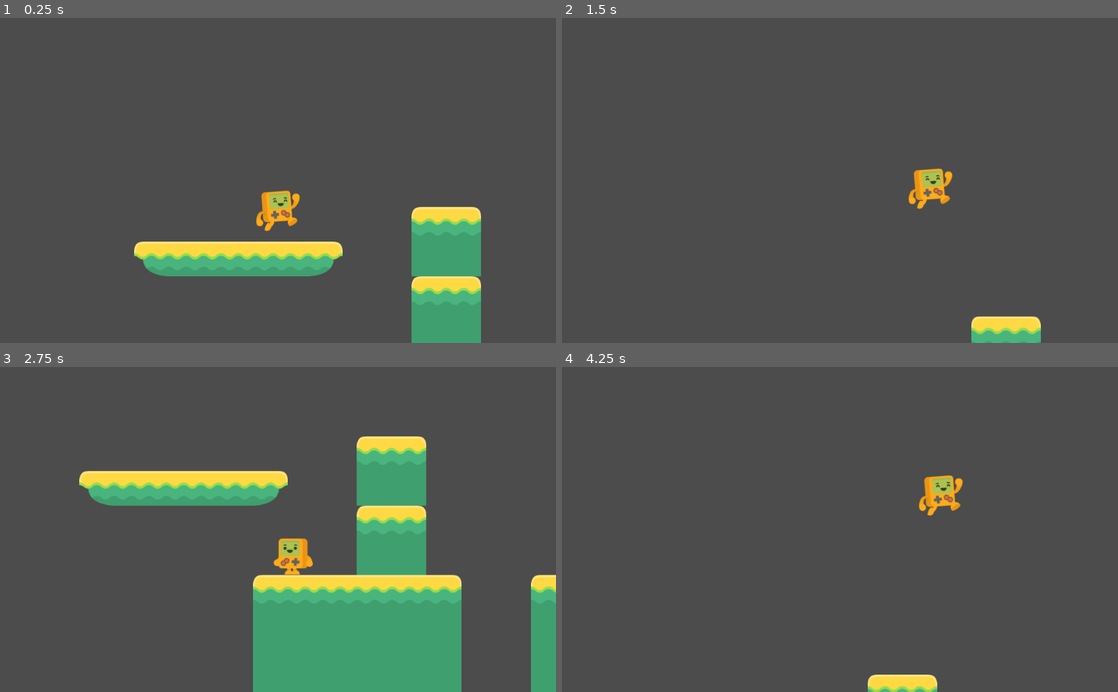
Above: before the commit, frames 1-4 (two rows, left to right).
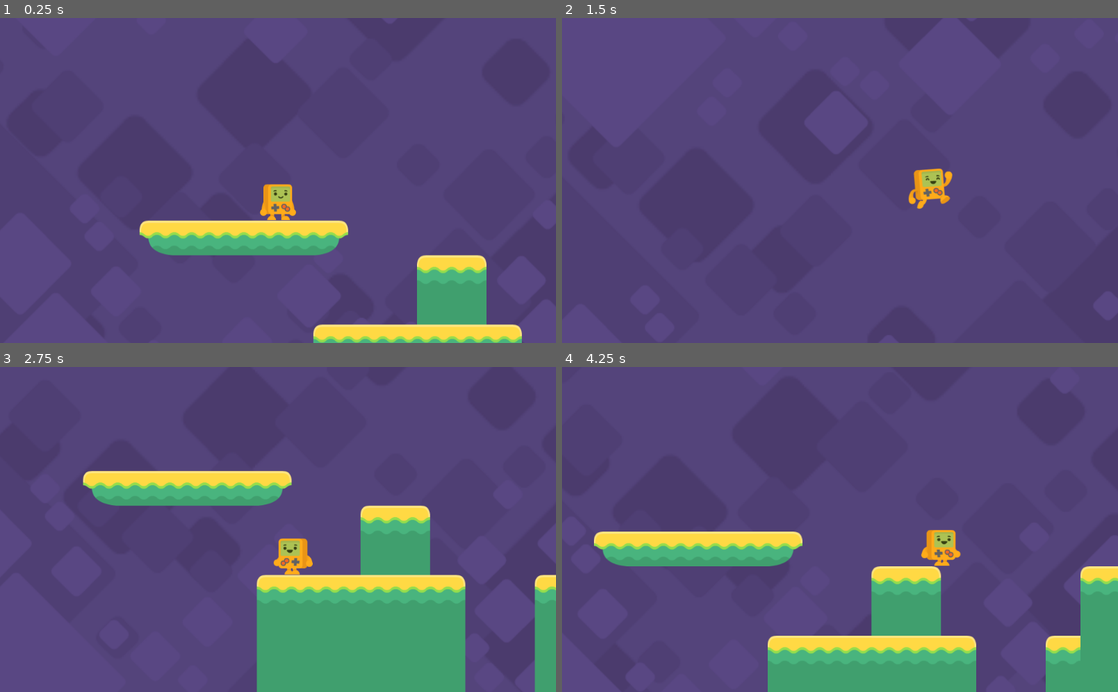
Above: after the commit, the same moments.

Repository: racampita/Platformer-Game-Tutorial
Game: Godot game, scene res://Level1.tscn
Two runs of this game, one before a commit and one after it. Both use one fixed random seed, a clock stepped at 60 frames per second and the inputs below. The project has no main scene, so this scene is started directly.
Inputs:
- Up to frame 1 (0.25 s): no input
- Up to frame 2 (1.5 s): hold D (right) from 0.53 s (still down); tap Space (jump) at 0.77 s
- Up to frame 3 (2.75 s): tap Space (jump) at 1.52 s; release D (right) at 2.03 s; hold A (left) from 2.03 s (still down)
- Up to frame 4 (4.25 s): release A (left) at 2.78 s; hold D (right) from 2.78 s (still down); tap Space (jump) at 3.02, 3.77 s

The runs differ from the first frame. In frame 1, 98% of the frame differs, in the area x 0-100%, y 0-100%; in frame 2, 99%; in frame 3, 80%; in frame 4, 100%.

Commit message:
Platformer Tutorial Pt7
+ Background Parallax Effect

Diff:
--- a/Level1.tscn
+++ b/Level1.tscn
@@ -1,8 +1,10 @@
-[gd_scene load_steps=5 format=2]
+[gd_scene load_steps=7 format=2]
 
 [ext_resource path="res://world_tileset.tres" type="TileSet" id=1]
 [ext_resource path="res://Steve.tscn" type="PackedScene" id=2]
 [ext_resource path="res://pass_through_tileset.tres" type="TileSet" id=3]
+[ext_resource path="res://Assets/background/set2_background.png" type="Texture" id=4]
+[ext_resource path="res://Assets/background/set2_tiles.png" type="Texture" id=5]
 
 [sub_resource type="RectangleShape2D" id=1]
 extents = Vector2( 64, 32 )
@@ -12,17 +14,12 @@
 [node name="Tiles One-Way" type="TileMap" parent="."]
 tile_set = ExtResource( 3 )
 format = 1
-tile_data = PoolIntArray( 131077, 2, 0, 131078, 0, 0, 196613, 1, 0, 196614, 1, 0, 262149, 2, 0, 262150, 0, 0, 327685, 1, 0, 327686, 1, 0, 393221, 1, 0, 393222, 1, 0, 458757, 1, 0, 524293, 1, 0, 589829, 1, 0, 589830, 1, 0, 589831, 1, 0 )
+tile_data = PoolIntArray( 262149, 2, 0, 262150, 0, 0, 327685, 1, 0, 327686, 1, 0, 393221, 1, 0, 393222, 1, 0, 458757, 1, 0, 524293, 1, 0, 589829, 1, 0, 589830, 1, 0, 589831, 1, 0 )
 
 [node name="StaticBody2D" type="StaticBody2D" parent="Tiles One-Way"]
 
 [node name="CollisionShape2D" type="CollisionShape2D" parent="Tiles One-Way/StaticBody2D"]
 position = Vector2( 384, 288 )
-shape = SubResource( 1 )
-one_way_collision = true
-
-[node name="CollisionShape2D2" type="CollisionShape2D" parent="Tiles One-Way/StaticBody2D"]
-position = Vector2( 384, 160 )
 shape = SubResource( 1 )
 one_way_collision = true
 
@@ -33,7 +30,7 @@
 tile_data = PoolIntArray( -720842, 1, 0, -655306, 1, 0, -589770, 1, 0, -458761, 1, 0, -524234, 1, 0, -393225, 1, 0, -45 …(3149 unchanged characters)…
 
 [node name="Steve" parent="." instance=ExtResource( 2 )]
-position = Vector2( 74.0056, 53.7509 )
+position = Vector2( 64, 96 )
 
 [node name="Camera2D" type="Camera2D" parent="Steve"]
 current = true
@@ -46,3 +43,44 @@
 drag_margin_left = 0.3
 drag_margin_right = 0.3
 editor_draw_limits = true
+
+[node name="ParallaxBackground" type="ParallaxBackground" parent="."]
+
+[node name="Purple Sky" type="ParallaxLayer" parent="ParallaxBackground"]
+motion_mirroring = Vector2( 1280, 960 )
+
+[node name="Sprite" type="Sprite" parent="ParallaxBackground/Purple Sky"]
+scale = Vector2( 2, 2 )
+texture = ExtResource( 4 )
+centered = false
+
+[node name="back Blocks" type="ParallaxLayer" parent="ParallaxBackground"]
+modulate = Color( 0.843137, 0.831373, 0.831373, 1 )
+position = Vector2( 0, -1000 )
+motion_scale = Vector2( 0.25, 0.25 )
+motion_mirroring = Vector2( 2560, 1920 )
+
+[node name="Sprite" type="Sprite" parent="ParallaxBackground/back Blocks"]
+scale = Vector2( 4, 4 )
+texture = ExtResource( 5 )
+centered = false
+
+[node name="middle Blocks" type="ParallaxLayer" parent="ParallaxBackground"]
+modulate = Color( 0.882353, 0.882353, 0.882353, 1 )
+position = Vector2( 0, -500 )
+motion_scale = Vector2( 0.4, 0.4 )
+motion_mirroring = Vector2( 1600, 1200 )
+
+[node name="Sprite" type="Sprite" parent="ParallaxBackground/middle Blocks"]
+scale = Vector2( 2.5, 2.5 )
+texture = ExtResource( 5 )
+centered = false
+
+[node name="nearby Blocks" type="ParallaxLayer" parent="ParallaxBackground"]
+motion_scale = Vector2( 0.7, 0.7 )
+motion_mirroring = Vector2( 1120, 840 )
+
+[node name="Sprite" type="Sprite" parent="ParallaxBackground/nearby Blocks"]
+scale = Vector2( 1.75, 1.75 )
+texture = ExtResource( 5 )
+centered = false
Binary file added: Assets/background/set2_background.png
Not shown, added: Assets/background/set2_background.png.import
Binary file added: Assets/background/set2_tiles.png
Not shown, added: Assets/background/set2_tiles.png.import
